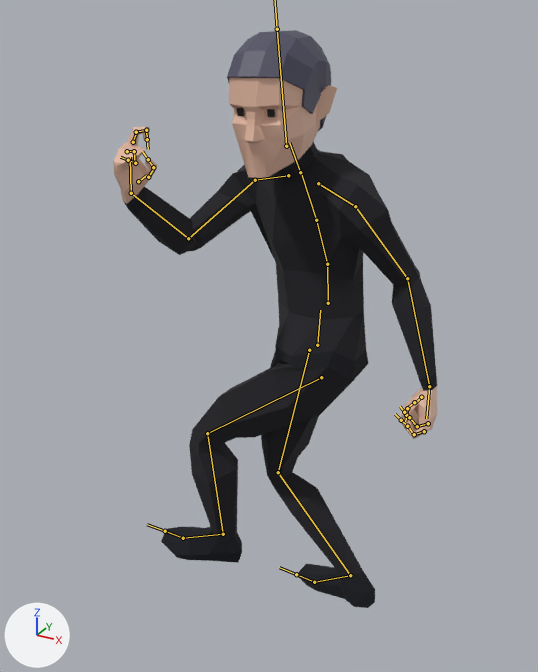
An edit to the FBX model GameJamSpy/Assets/Models/Characters/Animations/p1_walk_strafe_L.fbx, drawn before and after from the same camera.
Camera for both pictures: a 50 mm lens placed at (0.812, -1.797, 1.743), pointed at (-0.089, -0.159, 0.925). The lights are fixed; the arrows at lower left show +X, +Y and +Z. Both versions are drawn at frame 38 of the action 'p1_walk_strafe_L'; the numbers are the values there. The bones that bend it are drawn over the model as lines.
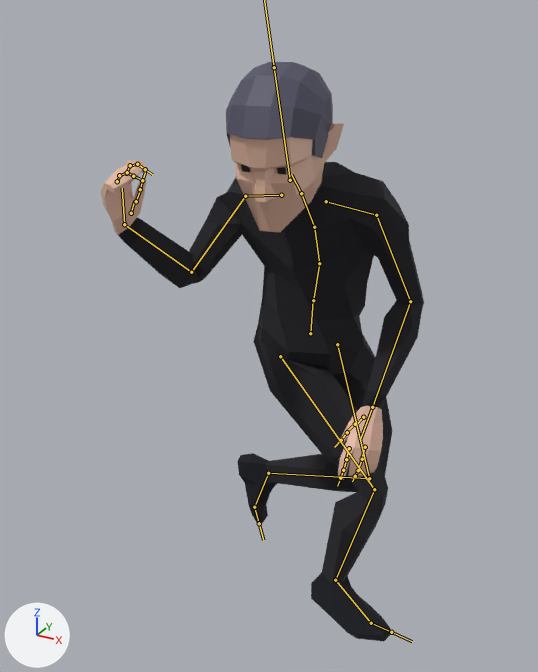
Pixel boxes [x1, y1, x2, y2] of what changed, in the pictures (538 x 672 px):
'mesh', posed: before [113, 30, 437, 608]; after [101, 62, 424, 641]
bone 'Hips', root to tip: before (317, 345) to (320, 310); after (310, 333) to (313, 300)
bone 'Spine', root to tip: before (328, 303) to (327, 264); after (313, 300) to (319, 263)
bone 'Spine1', root to tip: before (327, 264) to (316, 220); after (319, 263) to (314, 227)
bone 'Spine2', root to tip: before (316, 220) to (301, 174); after (314, 227) to (302, 195)
bone 'Neck', root to tip: before (300, 172) to (289, 142); after (301, 193) to (291, 174)
bone 'Head', root to tip: before (286, 146) to (277, 29); after (290, 180) to (274, 67)
bone 'LeftShoulder', root to tip: before (318, 183) to (355, 206); after (326, 201) to (376, 215)
bone 'LeftArm', root to tip: before (355, 206) to (407, 278); after (376, 215) to (410, 301)
bone 'LeftForeArm', root to tip: before (407, 278) to (429, 386); after (410, 301) to (372, 407)
bone 'LeftHand', root to tip: before (429, 386) to (426, 418); after (372, 407) to (360, 439)
bone 'LeftHandThumb1', root to tip: before (421, 397) to (415, 403); after (363, 417) to (356, 425)
bone 'LeftHandThumb2', root to tip: before (414, 402) to (407, 407); after (355, 424) to (346, 431)
bone 'LeftHandIndex1', root to tip: before (424, 431) to (414, 434); after (349, 448) to (346, 459)
bone 'LeftHandIndex2', root to tip: before (414, 434) to (407, 426); after (346, 459) to (343, 470)
bone 'LeftHandMiddle1', root to tip: before (428, 423) to (417, 426); after (365, 447) to (361, 459)
bone 'LeftHandMiddle2', root to tip: before (417, 426) to (409, 417); after (362, 459) to (358, 470)
bone 'RightShoulder', root to tip: before (288, 175) to (255, 180); after (281, 195) to (245, 196)
bone 'RightArm', root to tip: before (255, 180) to (188, 238); after (245, 196) to (191, 272)
bone 'RightForeArm', root to tip: before (188, 238) to (131, 193); after (191, 272) to (124, 224)
bone 'RightHand', root to tip: before (131, 193) to (130, 157); after (124, 224) to (122, 188)
bone 'RightHandThumb1', root to tip: before (138, 181) to (147, 175); after (131, 213) to (134, 201)
bone 'RightHandThumb2', root to tip: before (148, 177) to (154, 167); after (136, 201) to (140, 189)
bone 'RightHandThumb3', root to tip: before (153, 167) to (148, 159); after (140, 189) to (142, 180)
bone 'RightHandIndex1', root to tip: before (133, 142) to (136, 132); after (126, 173) to (130, 165)
bone 'RightHandIndex2', root to tip: before (136, 132) to (146, 130); after (130, 165) to (137, 164)
bone 'RightHandIndex3', root to tip: before (146, 130) to (147, 139); after (137, 164) to (145, 169)
bone 'RightHandMiddle1', root to tip: before (127, 151) to (134, 151); after (117, 181) to (120, 175)
bone 'RightHandMiddle2', root to tip: before (134, 151) to (135, 163); after (119, 175) to (127, 172)
bone 'RightHandMiddle3', root to tip: before (135, 163) to (128, 160); after (127, 172) to (133, 176)
bone 'LeftUpLeg', root to tip: before (321, 377) to (207, 433); after (337, 344) to (369, 478)
bone 'LeftLeg', root to tip: before (207, 433) to (223, 534); after (369, 478) to (268, 473)
bone 'LeftFoot', root to tip: before (223, 534) to (183, 538); after (268, 473) to (254, 507)
bone 'RightUpLeg', root to tip: before (309, 350) to (278, 472); after (280, 356) to (374, 489)
bone 'RightFoot', root to tip: before (350, 575) to (314, 582); after (335, 580) to (371, 623)

What the commit changed:
Bone 'Hips' (bone_hips) moves from (0.006, -0.112, 0.059) to (-0.034, -0.099, 0.02).
Bone 'Hips' (bone_hips) turns from (-5, -54, 2) to (6, 54, 1) degrees about its own x, y and z.
Bone 'Spine' (bone_spine) moves from (-0.068, 0.005, -0.028) to (0.006, 0.001, -0.002).
Bone 'Spine' (bone_spine) turns from (12, 37, 6) to (9, -32, -8) degrees about its own x, y and z.
Bone 'Spine1' (bone_spine1) turns from (12, -6, 4) to (21, -14, 7) degrees about its own x, y and z.
Bone 'Spine2' (bone_spine2) turns from (10, -1, -7) to (15, -2, 2) degrees about its own x, y and z.
Bone 'Neck' (bone_neck) moves from (0.005, 0.004, 0.006) to (0.0, 0.0, 0.0).
Bone 'Neck' (bone_neck) turns from (-2, 10, -1) to (3, 1, 0) degrees about its own x, y and z.
Bone 'Head' (bone_head) turns from (-19, 11, -7) to (-27, 3, -2) degrees about its own x, y and z.
Bone 'LeftShoulder' (bone_leftshoulder) moves from (-0.006, 0.003, -0.005) to (0.0, 0.0, 0.0).
Bone 'LeftShoulder' (bone_leftshoulder) turns from (-1, 1, 1) to (0, 0, -3) degrees about its own x, y and z.
Bone 'LeftArm' (bone_leftarm) turns from (22, -15, -10) to (7, 0, 36) degrees about its own x, y and z.
Bone 'LeftForeArm' (bone_leftforearm) turns from (2, -1, 22) to (2, -2, 47) degrees about its own x, y and z.
Bone 'LeftHand' (bone_lefthand) turns from (5, -4, 3) to (-7, 39, -16) degrees about its own x, y and z.
Bone 'LeftHandThumb1' (bone_lefthandthumb1) turns from (-3, 33, 38) to (-18, 2, 19) degrees about its own x, y and z.
Bone 'LeftHandThumb2' (bone_lefthandthumb2) turns from (-12, -14, 16) to (-9, 1, 5) degrees about its own x, y and z.
Bone 'LeftHandIndex1' (bone_lefthandindex1) turns from (67, -12, 0) to (6, 0, 0) degrees about its own x, y and z.
Bone 'LeftHandIndex2' (bone_lefthandindex2) turns from (61, 1, -4) to (-4, 0, -2) degrees about its own x, y and z.
Bone 'LeftHandMiddle1' (bone_lefthandmiddle1) turns from (70, -12, 5) to (11, -1, 7) degrees about its own x, y and z.
Bone 'LeftHandMiddle2' (bone_lefthandmiddle2) turns from (49, 1, -5) to (-7, -1, -4) degrees about its own x, y and z.
Bone 'RightShoulder' (bone_rightshoulder) moves from (0.006, -0.006, -0.002) to (0.0, 0.0, 0.0).
Bone 'RightShoulder' (bone_rightshoulder) turns from (-10, -13, -14) to (-1, 0, 3) degrees about its own x, y and z.
Bone 'RightArm' (bone_rightarm) turns from (-21, 30, -85) to (-17, 50, -74) degrees about its own x, y and z.
Bone 'RightForeArm' (bone_rightforearm) turns from (1, 2, -65) to (0, 2, -88) degrees about its own x, y and z.
Bone 'RightHand' (bone_righthand) turns from (-4, 11, -34) to (-6, 5, -35) degrees about its own x, y and z.
Bone 'RightHandThumb1' (bone_righthandthumb1) turns from (35, -59, -39) to (-22, -8, -25) degrees about its own x, y and z.
Bone 'RightHandThumb2' (bone_righthandthumb2) turns from (-24, 26, 5) to (-9, -1, -8) degrees about its own x, y and z.
Bone 'RightHandThumb3' (bone_righthandthumb3) turns from (-31, 5, 55) to (-2, 0, 0) degrees about its own x, y and z.
Bone 'RightHandIndex1' (bone_righthandindex1) turns from (18, 4, -8) to (35, 0, -1) degrees about its own x, y and z.
Bone 'RightHandIndex2' (bone_righthandindex2) turns from (39, 0, 0) to (23, 0, 3) degrees about its own x, y and z.
Bone 'RightHandIndex3' (bone_righthandindex3) turns from (103, 2, -4) to (34, 0, 0) degrees about its own x, y and z.
Bone 'RightHandMiddle1' (bone_righthandmiddle1) turns from (80, 0, -8) to (38, 2, -12) degrees about its own x, y and z.
Bone 'RightHandMiddle2' (bone_righthandmiddle2) turns from (87, 2, 0) to (10, 1, 5) degrees about its own x, y and z.
Bone 'RightHandMiddle3' (bone_righthandmiddle3) turns from (92, 2, -5) to (32, 0, 0) degrees about its own x, y and z.
Bone 'LeftUpLeg' (bone_leftupleg) turns from (55, 30, -16) to (27, -33, -17) degrees about its own x, y and z.
Bone 'LeftLeg' (bone_leftleg) turns from (-62, 0, 0) to (-92, 0, 0) degrees about its own x, y and z.
Bone 'LeftFoot' (bone_leftfoot) turns from (15, -1, 3) to (-2, 3, -5) degrees about its own x, y and z.
Bone 'RightUpLeg' (bone_rightupleg) turns from (19, 41, 18) to (57, -32, 4) degrees about its own x, y and z.
Bone 'RightFoot' (bone_rightfoot) turns from (46, -9, -15) to (15, -9, -9) degrees about its own x, y and z.
